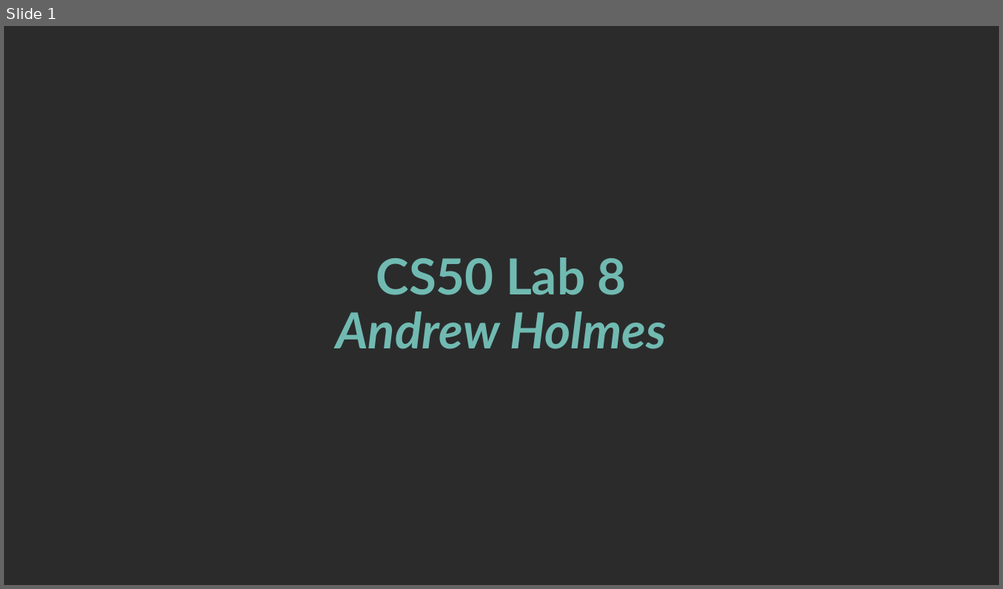
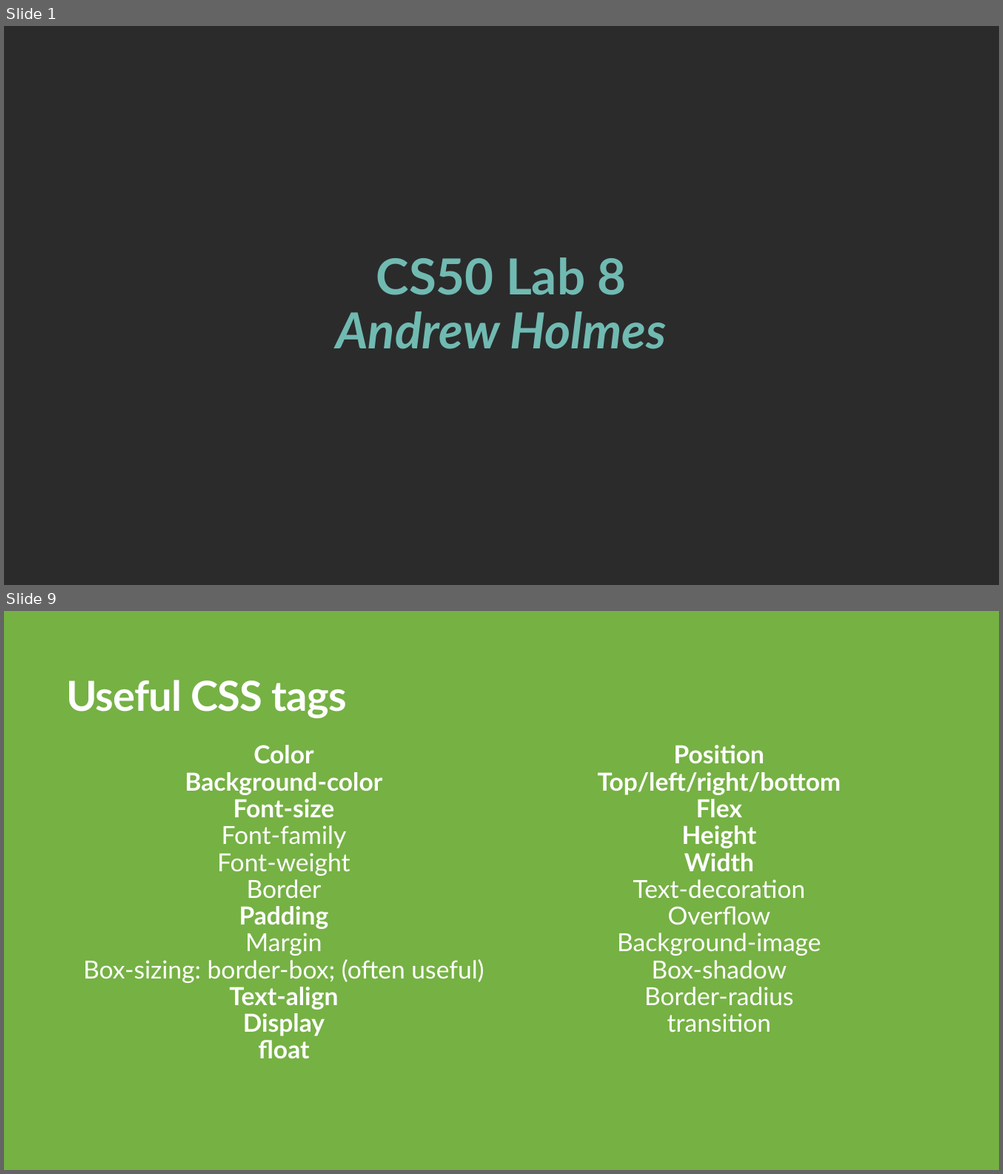
Before and after one commit to ACHolmes/CS50TF-2022F, a slide deck: lab8/CS50 Lab 8.pptx. Shown one above the other, each under a label of ours: slide 1 before the commit, slides 1 and 9 after it; the slides between them are not shown. The pictures are 1003x589 and 1003x1174 pixels, drawn with LibreOffice and Linux fonts; fonts in the diff are those of the drawing; background and template pictures are left out; a plain dark background stands for a picture behind light text. Boxes give left, top, right and bottom in pixels: in the first picture for what was removed or moved away, otherwise in the second. Text is boxed around its words. In the diff, an @@ line names an element or a change of style, - is before the commit and + after.

```diff
--- a/lab8/CS50 Lab 8.pptx
+++ b/lab8/CS50 Lab 8.pptx
@@ slide 9 added at (x1=4, y1=611, x2=999, y2=1170), background #76B144 @@
@@ title added at (x1=66, y1=680, x2=347, y2=718), 40 pt, text #FFFFFF, bold @@
+Useful CSS tags
@@ text added at (x1=83, y1=745, x2=841, y2=1059), 24 pt, text #FFFFFF @@
+Color
+Background-color
+Font-size
+Font-family
+Font-weight
+Border
+Padding
+Margin
+Box-sizing: border-box; (often useful)
+Text-align
+Display
+float
+Position
+Top/left/right/bottom
+Flex
+Height
+Width
+Text-decoration
+Overflow
+Background-image
+Box-shadow
+Border-radius
+transition
```
Also in this commit, not shown: 6 slides changed, 11 other slides added, 4 slides removed, 6 other files.
